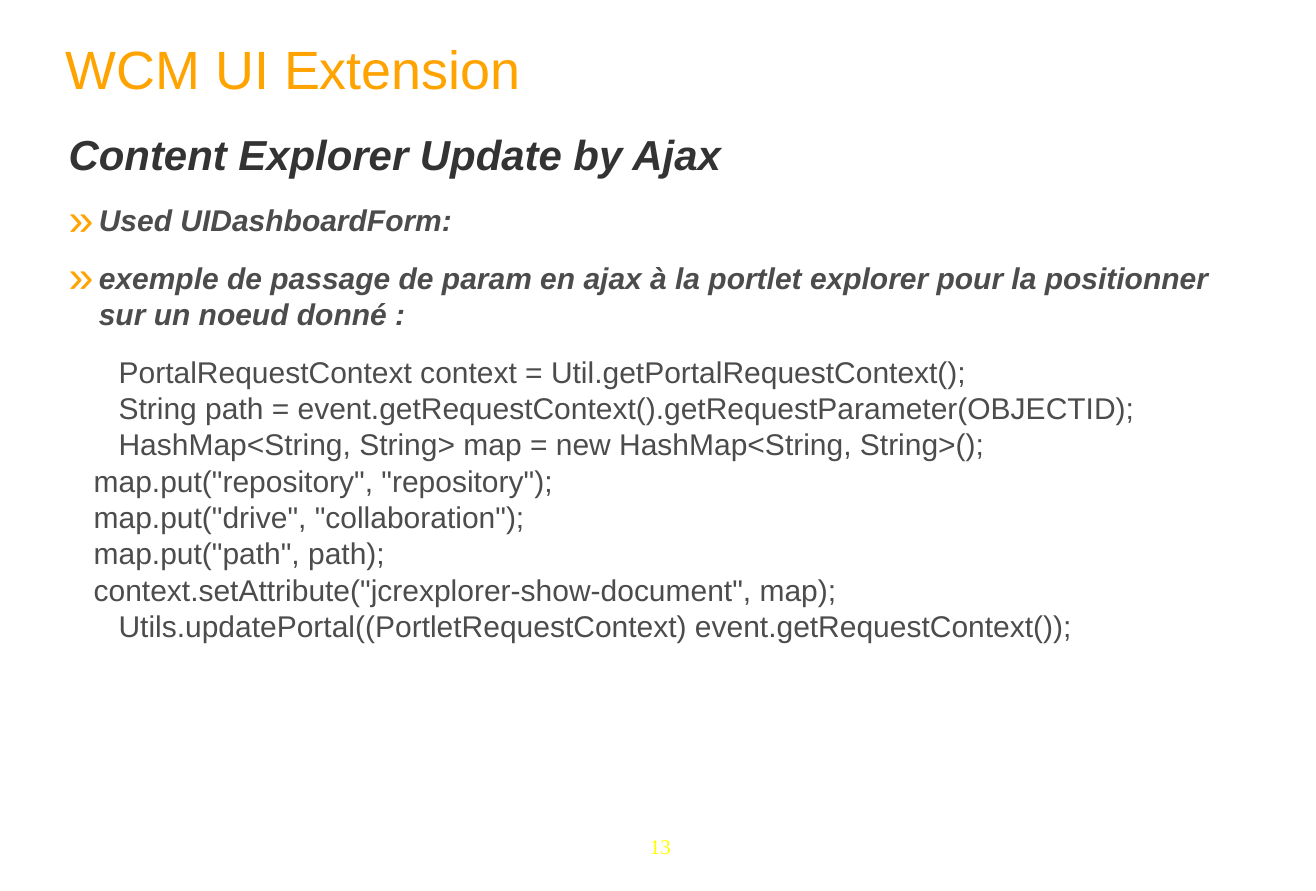
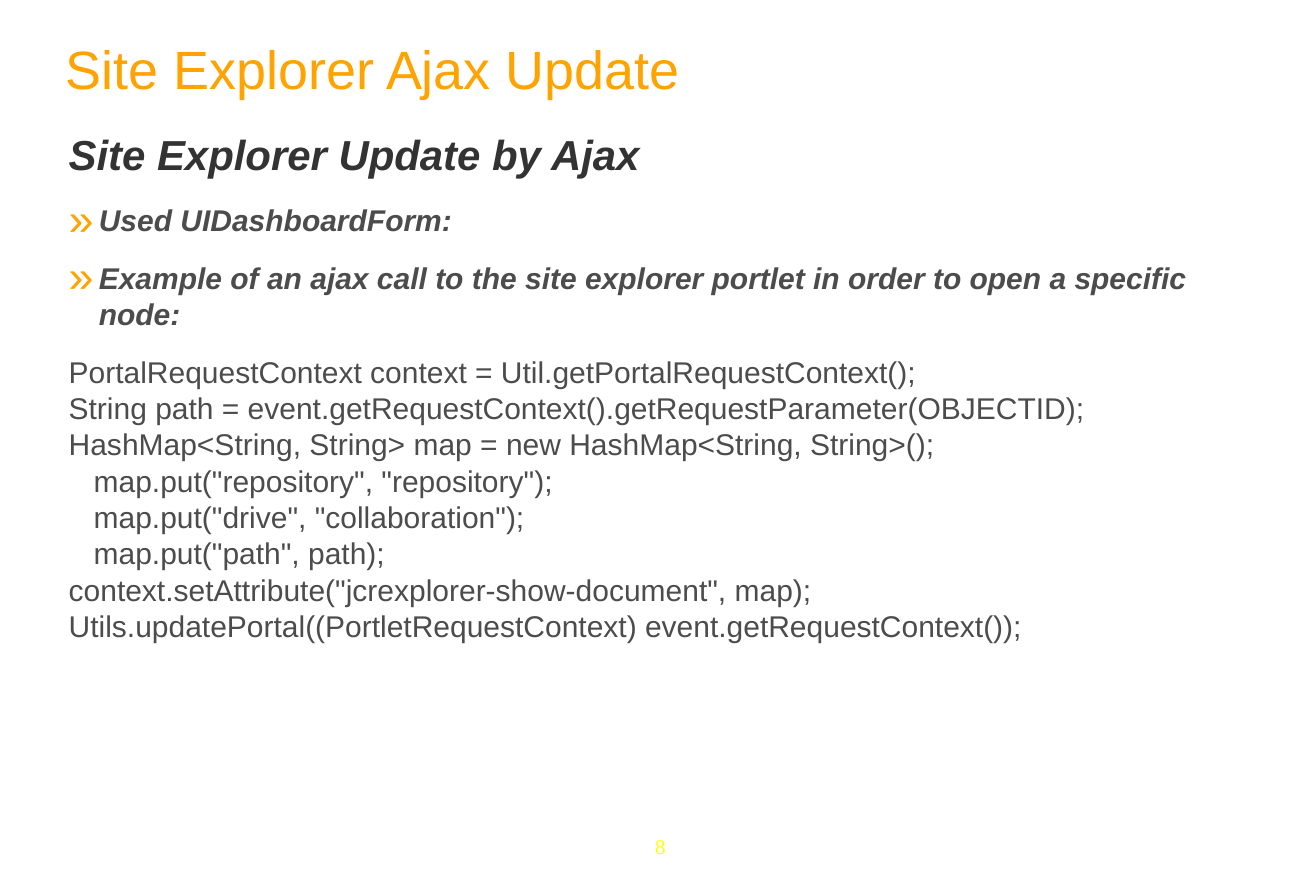
Before and after one commit to anhvurz90/training, a slide deck: slide 8 of exo-developer/280-wcm-customization/slides/280-WCM-XDev-en.ppt (slide 13 before the commit). Drawn at 1316x891 pixels with LibreOffice and Linux fonts; fonts in the diff are those of the drawing; background and template pictures are left out. Boxes give left, top, right and bottom in pixels: in the first picture for what was removed or moved away, otherwise in the second. Text is boxed around its words. In the diff, an @@ line names an element or a change of style, - is before the commit and + after.

```diff
--- a/exo-developer/280-wcm-customization/slides/280-WCM-XDev-en.ppt
+++ b/exo-developer/280-wcm-customization/slides/280-WCM-XDev-en.ppt
@@ text at box(66, 50, 680, 99): text changed @@
-WCM UI Extension
+Site Explorer Ajax Update
@@ text at box(69, 139, 639, 179): text changed @@
-Content Explorer Update by Ajax
+Site Explorer Update by Ajax
@@ text at box(99, 267, 1187, 326): text changed @@
-» exemple de passage de param en ajax à la portlet explorer pour la positionner sur un noeud donné :
+» Example of an ajax call to the site explorer portlet in order to open a specific node:
@@ page number at box(655, 840, 665, 855): text changed @@
-13
+8
```
Also in this commit, not shown: 10 other slides changed, 15 slides added, 7 slides removed, 5 other files.
